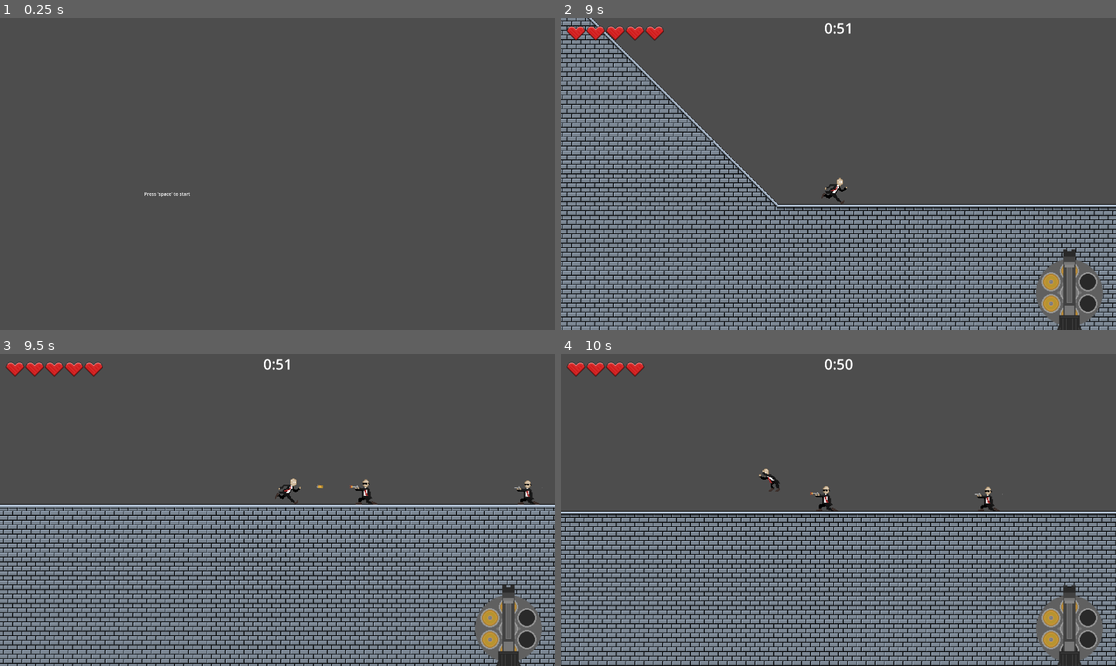
Above: before the commit, frames 1-4 (two rows, left to right).
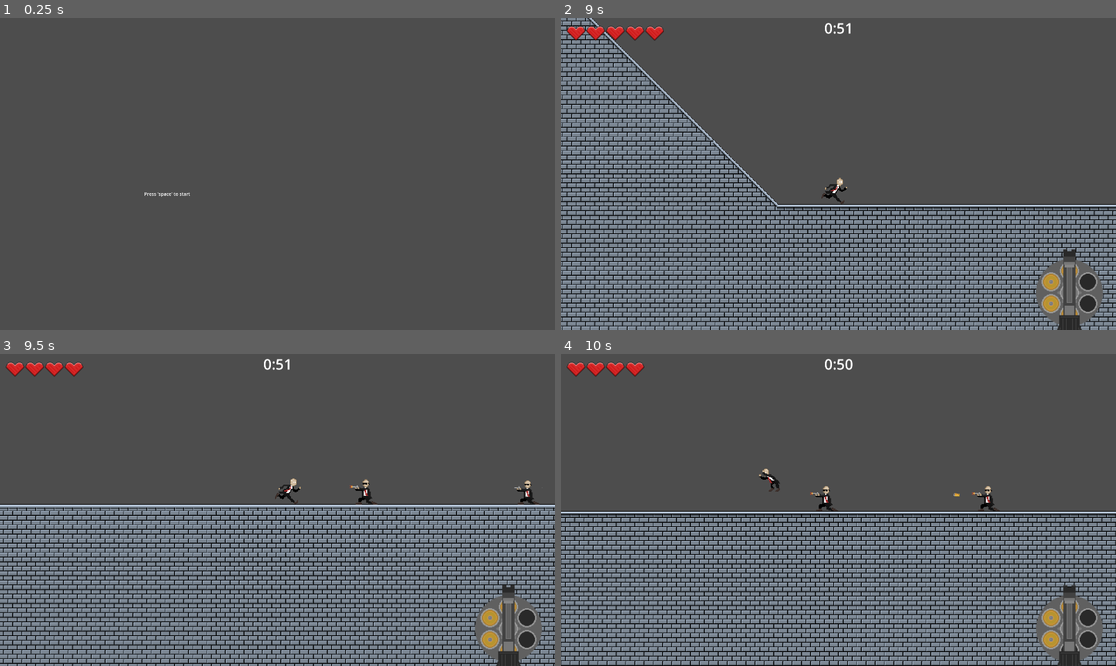
Above: after the commit, the same moments.

Repository: LiamQuinlan-Carleton/COMP1501FINAL
Game: Godot game, scene res://start_screen.tscn
Same seed, same stepped clock (60 frames per second), same inputs: the game is played once before the commit and once after it. The engine's default icon, where the game draws it, is replaced by a stand-in: a white triangle on a blue panel in a dark square.
Inputs (mouse positions are in pixels of both pictures, inside the frame that each line leads up to):
- Up to frame 1 (0.25 s): no input
- Up to frame 2 (9 s): tap Space (Jump) at 0.5, 0.77, 1.52, 3.02, 3.77, 4.52, 6.02, 6.77, 7.52 s; move the mouse to (960, 158) at 0.52 s; press the mouse at (960, 158) at 0.53 s; hold D (Right) 0.53-2.03 s; move the mouse to (727, 189) at 1.27 s; release the mouse at (727, 189) at 1.28 s; right-click (727, 189) at 1.35 s; move the mouse to (894, 105) at 2.02 s; hold A (Left) 2.03-2.78 s; hold Shift (Shift) 2.03-2.78 s; move the mouse to (810, 236) at 2.77 s; hold D (Right) 2.78-4.28 s; tap S (crouch) at 2.85, 5.85, 8.85 s; move the mouse to (1005, 220) at 3.52 s; press the mouse at (1005, 220) at 3.53 s; move the mouse to (672, 127) at 4.27 s; release the mouse at (672, 127) at 4.28 s; hold A (Left) 4.28-5.03 s; right-click (672, 127) at 4.35 s; move the mouse to (866, 174) at 5.02 s; hold D (Right) 5.03-5.78 s; hold Shift (Shift) 5.03-5.78 s; move the mouse to (755, 96) at 5.77 s; hold A (Left) 5.78-7.28 s; move the mouse to (960, 158) at 6.52 s; press the mouse at (960, 158) at 6.53 s; move the mouse to (727, 189) at 7.27 s; release the mouse at (727, 189) at 7.28 s; hold D (Right) from 7.28 s (still down); right-click (727, 189) at 7.35 s; move the mouse to (894, 105) at 8.02 s; hold Shift (Shift) 8.03-8.78 s; move the mouse to (810, 236) at 8.77 s
- Up to frame 3 (9.5 s): keep holding D (Right); tap Space (Jump) at 9.02 s
- Up to frame 4 (10 s): move the mouse to (1005, 556) at 9.52 s; release D (Right) at 9.53 s; press the mouse at (1005, 556) at 9.53 s; hold A (Left) from 9.53 s (still down); tap Space (Jump) at 9.77 s

Frames 1-2 are identical in both runs. In frame 3, 0.1% of the frame differs, in the area x 15-59%, y 2-43%; in frame 4, less than 0.1%.

Commit message:
Small Changes
I honestly don't know exactly what's been changed since my last commit, sorry

Diff:
--- a/enemy.gd
+++ b/enemy.gd
@@ -39,7 +39,7 @@
 		animation.play("Shoot Right")
 		animation.frame = current_frame + 1
 	var collider = los.get_collider()
-	if collider == player and global_position.distance_to(player.global_position) <= 300:
+	if collider == player and global_position.distance_to(player.global_position) <= 500:
 		if can_shoot:
 			Global.enemy_shoot.emit(self)
 			can_shoot = false
Not shown, changed: Levels/first_level.tscn
